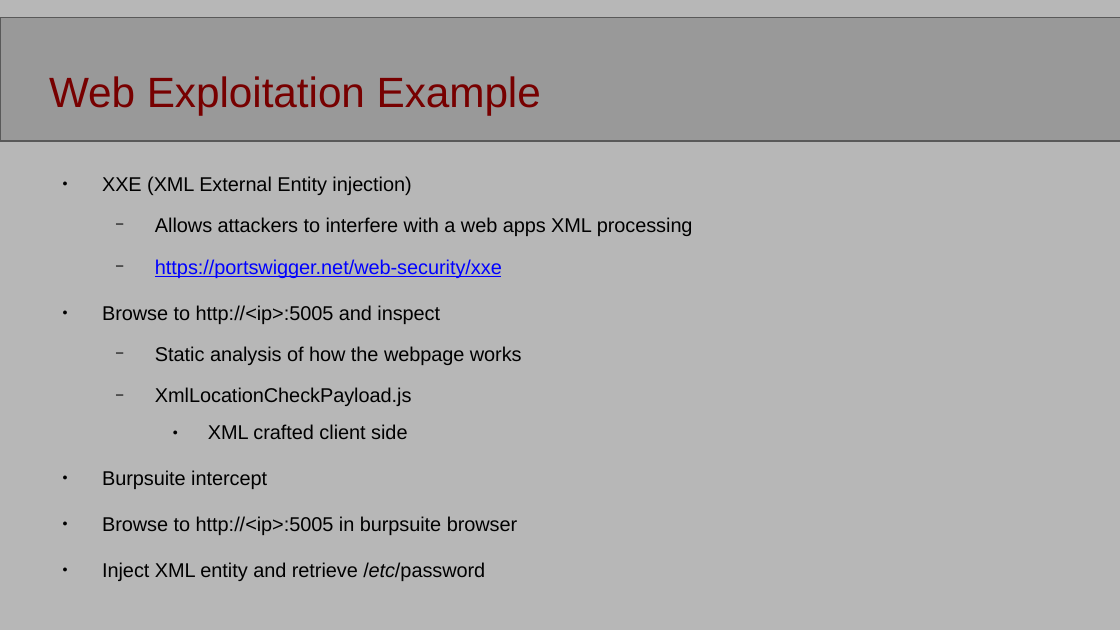
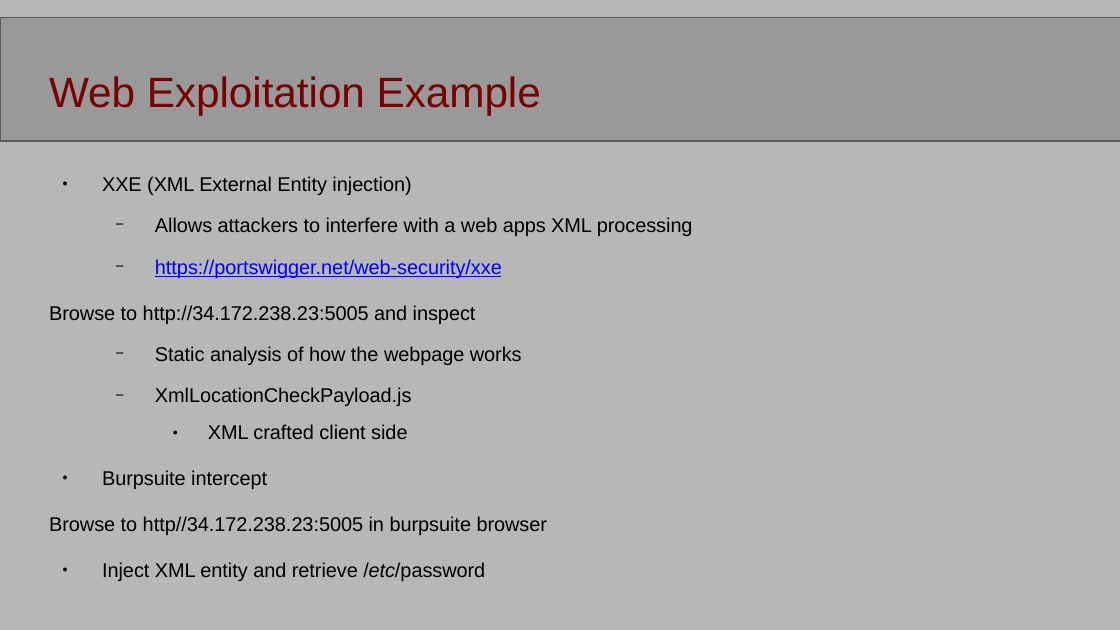
Before and after one commit to Night-jmp/IntroToCTF, a slide deck: slide 12 of intro_to_ctf/intro_to_ctf.pptx (slide 11 before the commit). Drawn at 1120x630 pixels with LibreOffice and Linux fonts; fonts in the diff are those of the drawing; background and template pictures are left out. Boxes give left, top, right and bottom in pixels: in the first picture for what was removed or moved away, otherwise in the second. Text is boxed around its words. In the diff, an @@ line names an element or a change of style, - is before the commit and + after.

Commit message:
updated slides

```diff
--- a/intro_to_ctf/intro_to_ctf.pptx
+++ b/intro_to_ctf/intro_to_ctf.pptx
@@ text at box(49, 305, 476, 324): text changed @@
-● Browse to http://<ip>:5005 and inspect
+Browse to http://34.172.238.23:5005 and inspect
@@ text at box(49, 516, 548, 535): text changed @@
-● Browse to http://<ip>:5005 in burpsuite browser
+Browse to http//34.172.238.23:5005 in burpsuite browser
```
Also in this commit, not shown: 2 other slides changed, 2 slides added, 2 other files.
